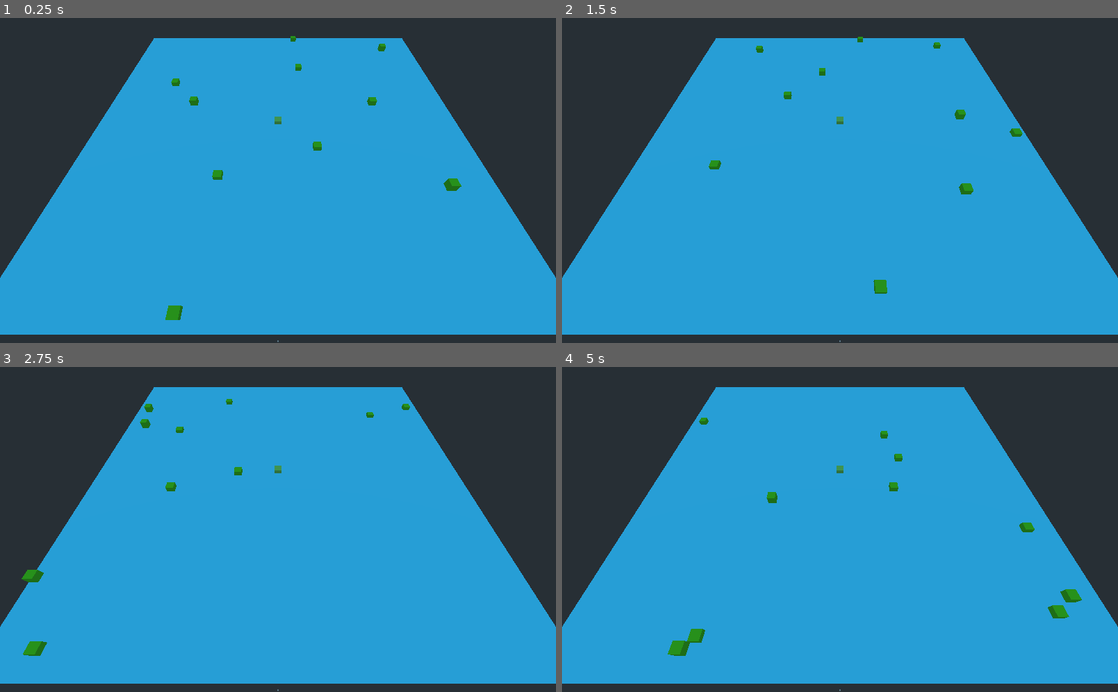
Above: before the commit, frames 1-4 (two rows, left to right).
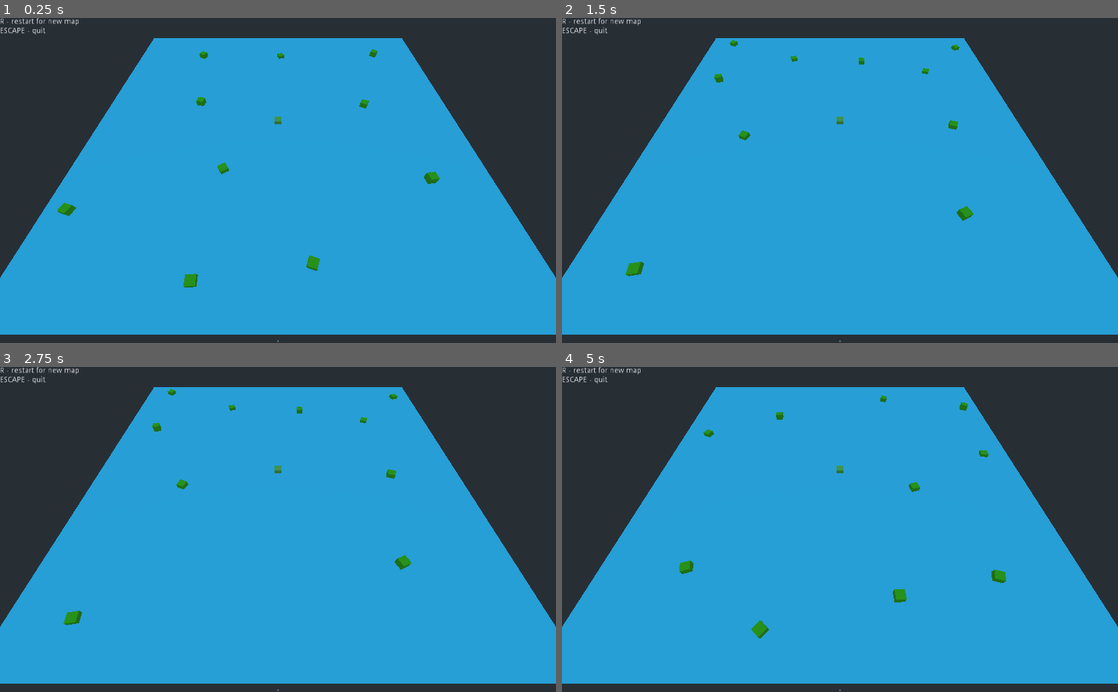
Above: after the commit, the same moments.

Repository: awindahl/GodotWildJam19
Game: Godot game, scene res://Main.tscn
Same seed, same stepped clock (60 frames per second), same inputs: the game is played once before the commit and once after it.
Inputs:
- Up to frame 1 (0.25 s): no input
- Up to frame 2 (1.5 s): tap Enter at 0.5 s; tap R (restart, bound only after the commit) at 1.25 s
- Up to frame 3 (2.75 s): no input
- Up to frame 4 (5 s): tap R (restart, bound only after the commit) at 2.75, 3.5, 4.15 s

The runs differ from the first frame. In frame 1, 1.2% of the frame differs, in the area x 0-83%, y 0-93%; in frame 2, 1.0%; in frame 3, 1.1%; in frame 4, 1.5%, in the area x 0-94%, y 0-89%.

Commit message:
safety distance between islands

Diff:
--- a/Main.gd
+++ b/Main.gd
@@ -1,27 +1,32 @@
 extends Spatial
 
 export var map_size = Vector2(100, 100)
-export var number_of_islands = 10
+export var number_of_islands = 10 # Careful with increasing this, might not find feasible solution and not start
 
 var island_instance = preload("res://Island.tscn")
-var safety_distance = 5
+var safety_distance = 20 # Careful with increasing this, might not find feasible solution and not start
+var map_margin = safety_distance/2.0
 
 func _ready():
+	map_size -= Vector2(map_margin, map_margin)
 	randomize()
 	create_map()
+	print('Map generated')
 
 func create_map():
+	print('Generating new map...')
 	for i in range(number_of_islands):
 		# Find appropriate spot for new island
 		var safety_distance_flag = false
 		var new_pos = Vector3()
 		while !safety_distance_flag:
 			# Get random map position
-			new_pos = Vector3(round(randf()*map_size.x)-map_size.x/2, randf(), round(randf()*map_size.y)-map_size.y/2) #round(randf()*map_size.y))
+			new_pos = Vector3((randf()*map_size.x)-map_size.x/2, randf()-.25, round(randf()*map_size.y)-map_size.y/2) #round(randf()*map_size.y))
 			# Is this position away from already placed islands? TEMP only for X
 			safety_distance_flag = true
 			for placed_island in get_tree().get_nodes_in_group("island"):
-				if (abs(placed_island.global_transform.origin.x - new_pos.x) < safety_distance) and (abs(placed_island.global_transform.origin.z - new_pos.y) < safety_distance) :
+				if (new_pos-placed_island.global_transform.origin).length() < safety_distance:
+					# If any island is too close to new island, stay on while loop and get new position
 					safety_distance_flag = false
 					break
 		add_island(new_pos)
@@ -29,8 +34,11 @@
 func add_island(pos):
 	var new_island = island_instance.instance()
 	new_island.global_transform.origin = pos
+	new_island.rotate_y(2*PI*randf())
 	$Land.add_child(new_island)
 
-
-func _on_Timer_timeout():
-	get_tree().reload_current_scene()
+func _input(event):
+	if event.is_action_pressed("restart"):
+		get_tree().reload_current_scene()
+	elif event.is_action_pressed("exit"):
+		get_tree().quit()
--- a/Main.tscn
+++ b/Main.tscn
@@ -26,11 +26,24 @@
 mesh = SubResource( 3 )
 material/0 = SubResource( 4 )
 
-[node name="Camera" type="Camera" parent="."]
+[node name="TopCamera" type="Camera" parent="."]
 transform = Transform( 1, 0, 0, 0, 0.569294, 0.822134, 0, -0.822134, 0.569294, 0, 44.2593, 50.8029 )
 
 [node name="Land" type="Spatial" parent="."]
 
-[node name="Timer" type="Timer" parent="."]
-autostart = true
-[connection signal="timeout" from="Timer" to="." method="_on_Timer_timeout"]
+[node name="Control" type="Control" parent="."]
+margin_right = 40.0
+margin_bottom = 40.0
+__meta__ = {
+"_edit_use_anchors_": false
+}
+
+[node name="Label" type="Label" parent="Control"]
+margin_right = 40.0
+margin_bottom = 14.0
+text = "R - restart for new map
+ESCAPE - quit
+"
+__meta__ = {
+"_edit_use_anchors_": false
+}
--- a/project.godot
+++ b/project.godot
@@ -19,6 +19,29 @@
 run/main_scene="res://Main.tscn"
 config/icon="res://icon.png"
 
+[input]
+
+exit={
+"deadzone": 0.5,
+"events": [ Object(InputEventKey,"resource_local_to_scene":false,"resource_name":"","device":0,"alt":false,"shift":false,"control":false,"meta":false,"command":false,"pressed":false,"scancode":16777217,"unicode":0,"echo":false,"script":null)
+ ]
+}
+restart={
+"deadzone": 0.5,
+"events": [ Object(InputEventKey,"resource_local_to_scene":false,"resource_name":"","device":0,"alt":false,"shift":false,"control":false,"meta":false,"command":false,"pressed":false,"scancode":82,"unicode":0,"echo":false,"script":null)
+ ]
+}
+number_1={
+"deadzone": 0.5,
+"events": [ Object(InputEventKey,"resource_local_to_scene":false,"resource_name":"","device":0,"alt":false,"shift":false,"control":false,"meta":false,"command":false,"pressed":false,"scancode":49,"unicode":0,"echo":false,"script":null)
+ ]
+}
+number_2={
+"deadzone": 0.5,
+"events": [ Object(InputEventKey,"resource_local_to_scene":false,"resource_name":"","device":0,"alt":false,"shift":false,"control":false,"meta":false,"command":false,"pressed":false,"scancode":50,"unicode":0,"echo":false,"script":null)
+ ]
+}
+
 [rendering]
 
 environment/default_environment="res://default_env.tres"
